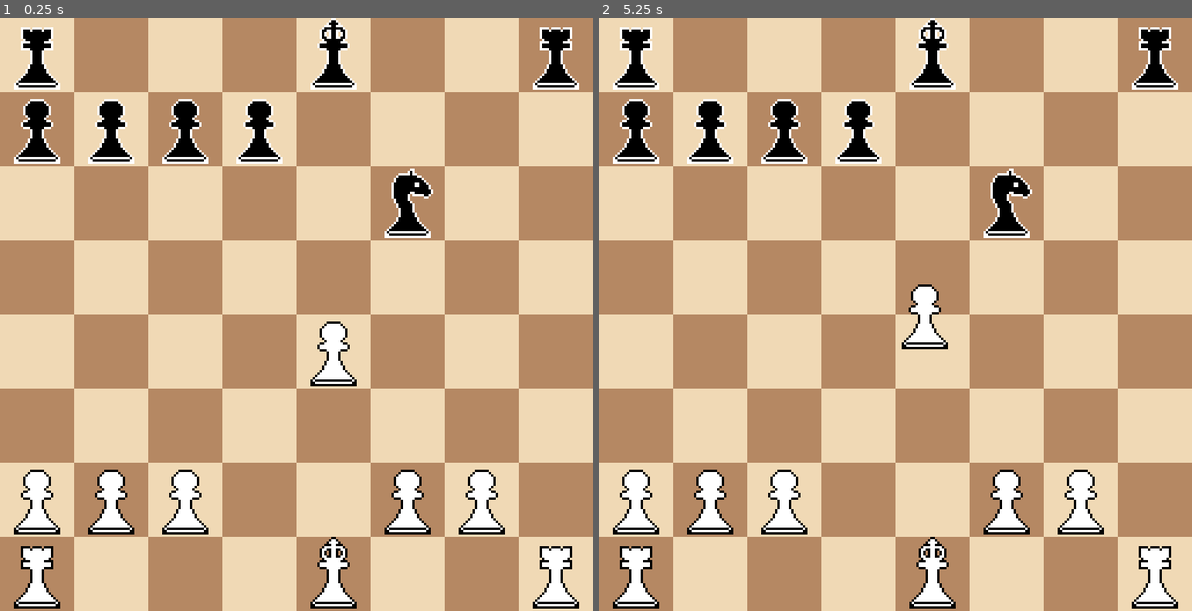
Above: before the commit, frames 1-2 (left to right).
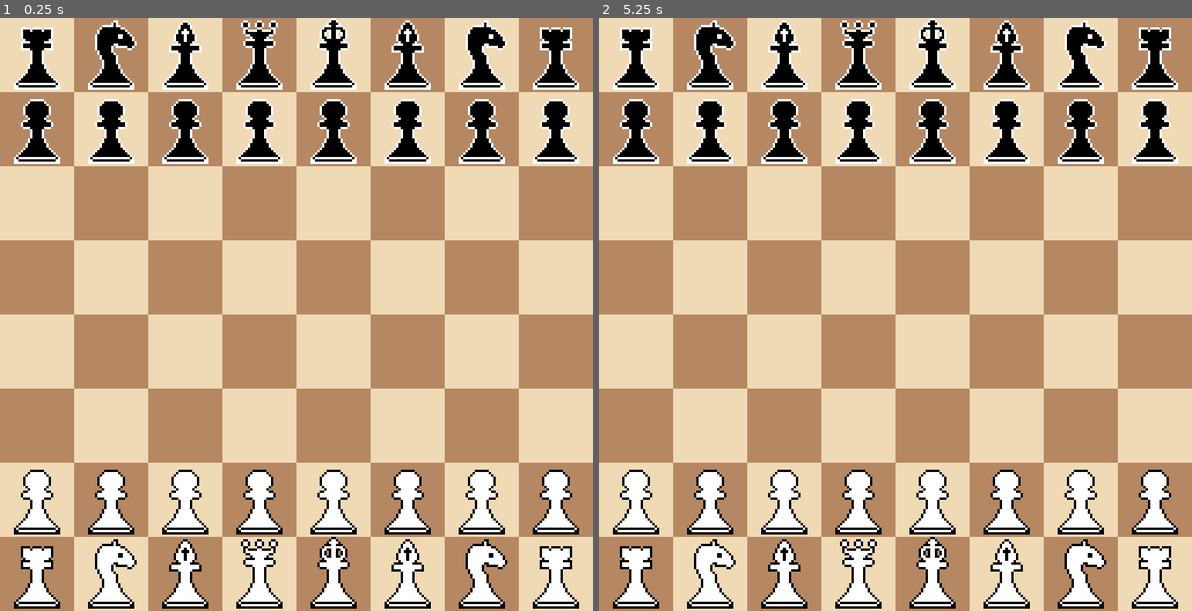
Above: after the commit, the same moments.

Repository: rafliko/GDChess
Game: Godot game, scene res://scenes/main.tscn
Two runs of this game, one before a commit and one after it. Both use one fixed random seed, a clock stepped at 60 frames per second and the inputs below.
Inputs (mouse positions are in pixels of both pictures, inside the frame that each line leads up to):
- Up to frame 1 (0.25 s): no input
- Up to frame 2 (5.25 s): tap Enter at 0.5, 2, 3.5 s; move the mouse to (1025, 284) at 0.52 s; click (1025, 284) at 0.67 s; tap Space at 1.25, 2.75, 4.25 s; move the mouse to (776, 344) at 1.27 s; click (776, 344) at 1.42 s; move the mouse to (954, 184) at 2.02 s; click (954, 184) at 2.17 s; move the mouse to (865, 433) at 2.77 s; click (865, 433) at 2.92 s; move the mouse to (1073, 403) at 3.52 s; click (1073, 403) at 3.67 s; move the mouse to (717, 225) at 4.27 s; click (717, 225) at 4.42 s; move the mouse to (925, 314) at 5.02 s; click (925, 314) at 5.17 s

The runs differ from the first frame. In frame 1, 9.6% of the frame differs, in the area x 14-98%, y 0-100%; in frame 2, 9.6%.

Commit message:
fixed default board state

Diff:
--- a/Global.gd
+++ b/Global.gd
@@ -1,14 +1,14 @@
 extends Node
 
 var board = [
-	['r','0','0','0','k','0','0','r'],
-	['p','p','p','p','0','0','0','0'],
-	['0','0','0','0','0','n','0','0'],
+	['r','n','b','q','k','b','n','r'],
+	['p','p','p','p','p','p','p','p'],
 	['0','0','0','0','0','0','0','0'],
-	['0','0','0','0','P','0','0','0'],
 	['0','0','0','0','0','0','0','0'],
-	['P','P','P','0','0','P','P','0'],
-	['R','0','0','0','K','0','0','R'],
+	['0','0','0','0','0','0','0','0'],
+	['0','0','0','0','0','0','0','0'],
+	['P','P','P','P','P','P','P','P'],
+	['R','N','B','Q','K','B','N','R'],
 ]
 
 var unit = 96
